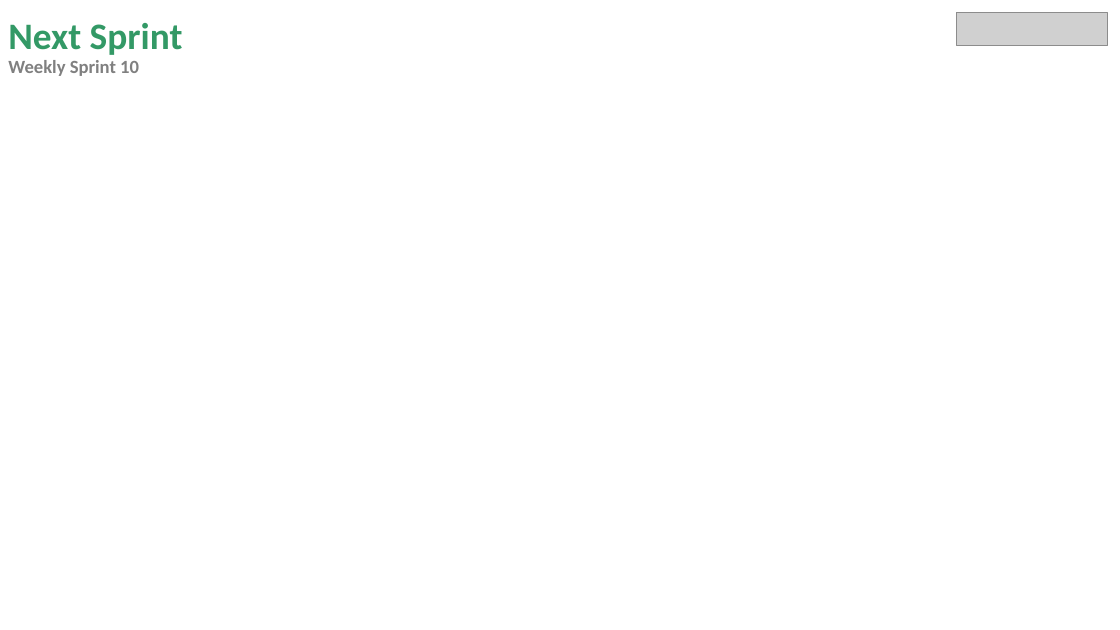
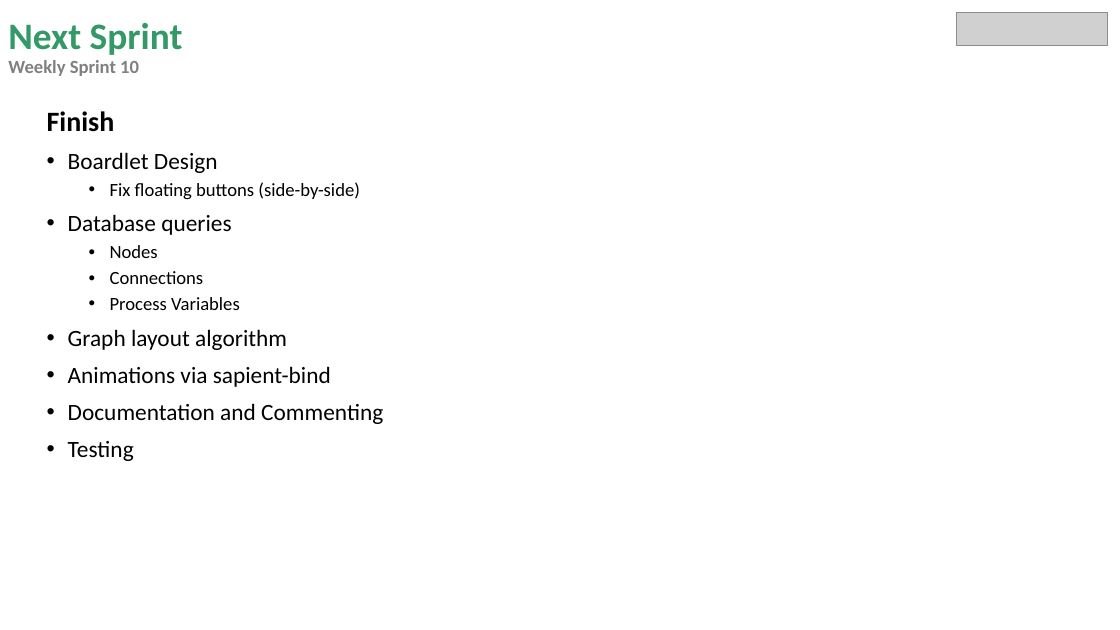
Before and after one commit to miguelrk/tum-mw-bachelorarbeit, a slide deck: slide 10 of 3 Entwicklungsphase/weekly_meeting_10.pptx (slide 11 before the commit). Drawn at 1120x630 pixels with LibreOffice and Linux fonts; fonts in the diff are those of the drawing; grey boxes stand for pictures. Boxes give left, top, right and bottom in pixels: in the first picture for what was removed or moved away, otherwise in the second. Text is boxed around its words. In the diff, an @@ line names an element or a change of style, - is before the commit and + after.

```diff
--- a/3 Entwicklungsphase/weekly_meeting_10.pptx
+++ b/3 Entwicklungsphase/weekly_meeting_10.pptx
@@ text added at [47,111,383,461], 20 pt, text #000000 @@
+Finish
+• Boardlet Design
+  • Fix floating buttons (side-by-side)
+• Database queries
+  • Nodes
+  • Connections
+  • Process Variables
+• Graph layout algorithm
+• Animations via sapient-bind
+• Documentation and Commenting
+• Testing
```
Also in this commit, not shown: 6 other slides changed, 1 slide added, 1 slide removed, 1 other file.
